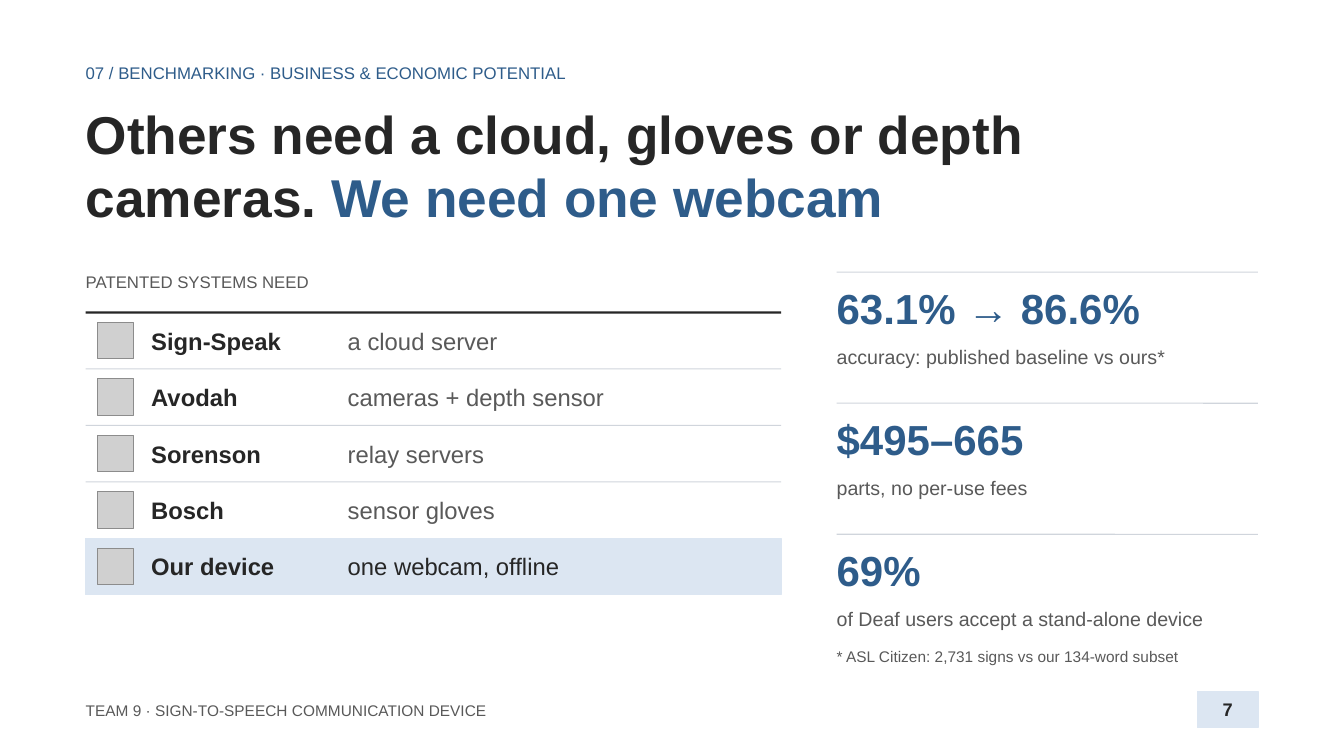
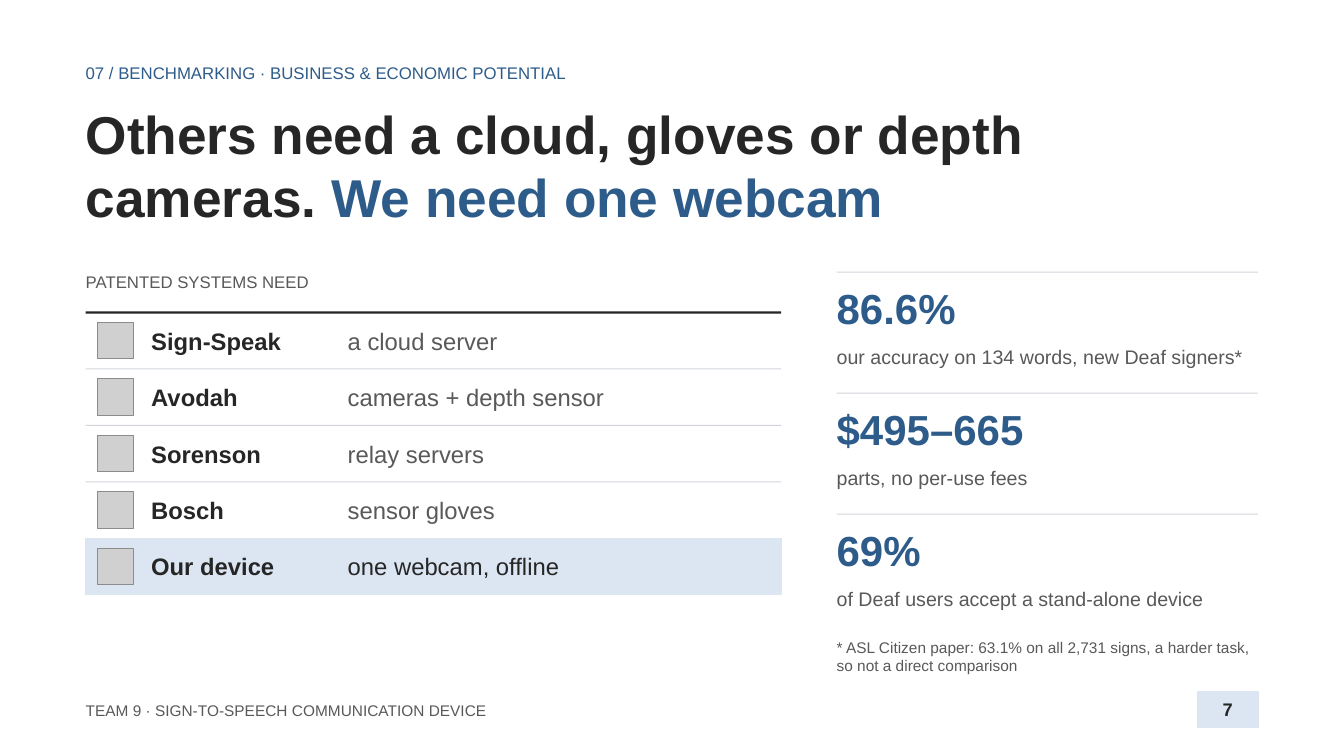
Before and after one commit to anxious956/Multilingual-Sign-to-Speech-Communication-Device, a slide deck: slide 7 of docs/presentation/Team9_Proposal_Presentation.pptx. Drawn at 1344x756 pixels with LibreOffice and Linux fonts; fonts in the diff are those of the drawing; grey boxes stand for pictures. Boxes give left, top, right and bottom in pixels: in the first picture for what was removed or moved away, otherwise in the second. Text is boxed around its words. In the diff, an @@ line names an element or a change of style, - is before the commit and + after.

```diff
--- a/docs/presentation/Team9_Proposal_Presentation.pptx
+++ b/docs/presentation/Team9_Proposal_Presentation.pptx
@@ text at box(837, 294, 956, 325): text changed @@
-63.1% → 86.6%
+86.6%
@@ text at box(837, 350, 1242, 368): text changed @@
-accuracy: published baseline vs ours*
+our accuracy on 134 words, new Deaf signers*
@@ 2 texts, 1 line: place and size @@
-2 texts, 1 line at box(837, 403, 1258, 499)
+2 texts, 1 line at box(837, 393, 1258, 489)
@@ 2 texts, 1 line: place and size @@
-2 texts, 1 line at box(837, 534, 1258, 630)
+2 texts, 1 line at box(837, 514, 1258, 610)
@@ text at box(837, 642, 1250, 674): text changed @@
-* ASL Citizen: 2,731 signs vs our 134-word subset
+* ASL Citizen paper: 63.1% on all 2,731 signs, a harder task, so not a direct comparison
```
Also in this commit, not shown: 1 other slide changed, 1 other file.
